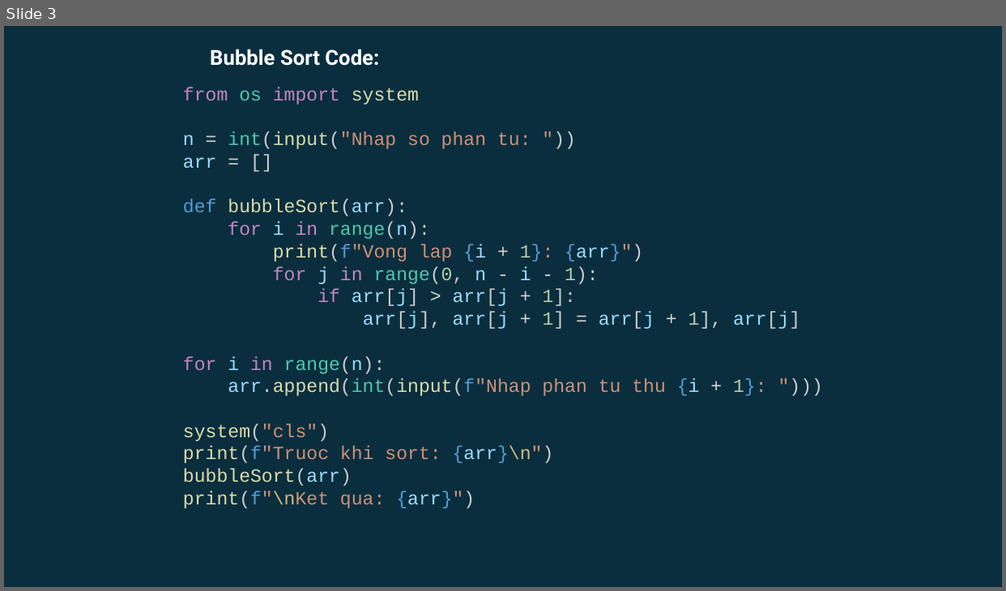
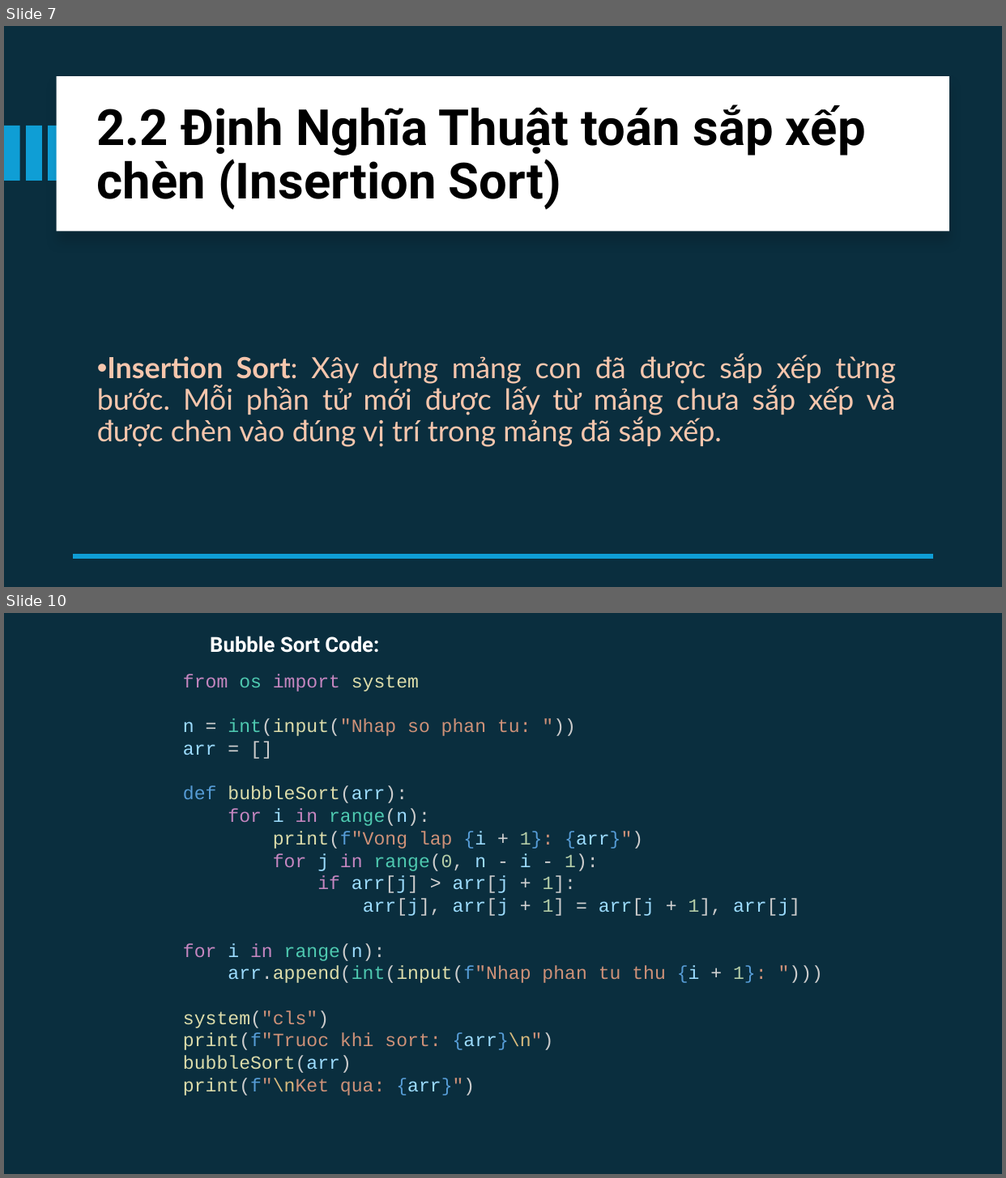
Before and after one commit to ngotuanviet/BTLDSA, a slide deck: ThuyetTrinh/SlideThuyetTrinh.pptx. Shown one above the other, each under a label of ours: slide 3 before the commit, slides 7 and 10 after it; the slides between them are not shown. The pictures are 1006x591 and 1006x1178 pixels, drawn with LibreOffice and Linux fonts; fonts in the diff are those of the drawing. Boxes give left, top, right and bottom in pixels: in the first picture for what was removed or moved away, otherwise in the second. Text is boxed around its words. In the diff, an @@ line names an element or a change of style, - is before the commit and + after.

```diff
--- a/ThuyetTrinh/SlideThuyetTrinh.pptx
+++ b/ThuyetTrinh/SlideThuyetTrinh.pptx
@@ slide 7 added at (x1=4, y1=26, x2=1002, y2=587), background #0A2E3E @@
@@ rectangle added at (x1=57, y1=76, x2=949, y2=231), fill #FFFFFF @@
@@ text added at (x1=97, y1=105, x2=866, y2=210), 48 pt, text #000000, bold @@
+2.2 Định Nghĩa Thuật toán sắp xếp chèn (Insertion Sort)
@@ rectangle added at (x1=4, y1=126, x2=19, y2=181), fill #0F9ED5 @@
@@ rectangle added at (x1=26, y1=126, x2=41, y2=181), fill #0F9ED5 @@
@@ rectangle added at (x1=49, y1=126, x2=64, y2=181), fill #0F9ED5 @@
@@ text added at (x1=97, y1=353, x2=896, y2=447), 28 pt, text #F6C6AD @@
+• Insertion Sort: Xây dựng mảng con đã được sắp xếp từng bước. Mỗi phần tử mới được lấy từ mảng chưa sắp xếp và được chèn vào đúng vị trí trong mảng đã sắp xếp.
@@ line added from (934, 557) to (73, 557), #0F9ED5 4.5 pt @@
@@ what was slide 3 is now slide 10 @@
```
Also in this commit, not shown: 1 slide changed, 80 other slides added, 1 slide removed.
